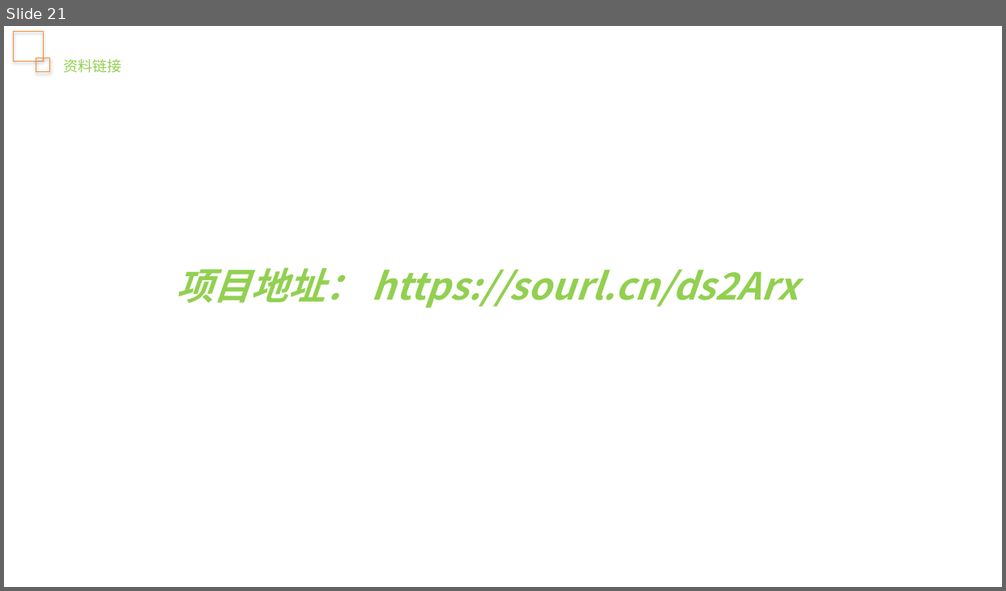
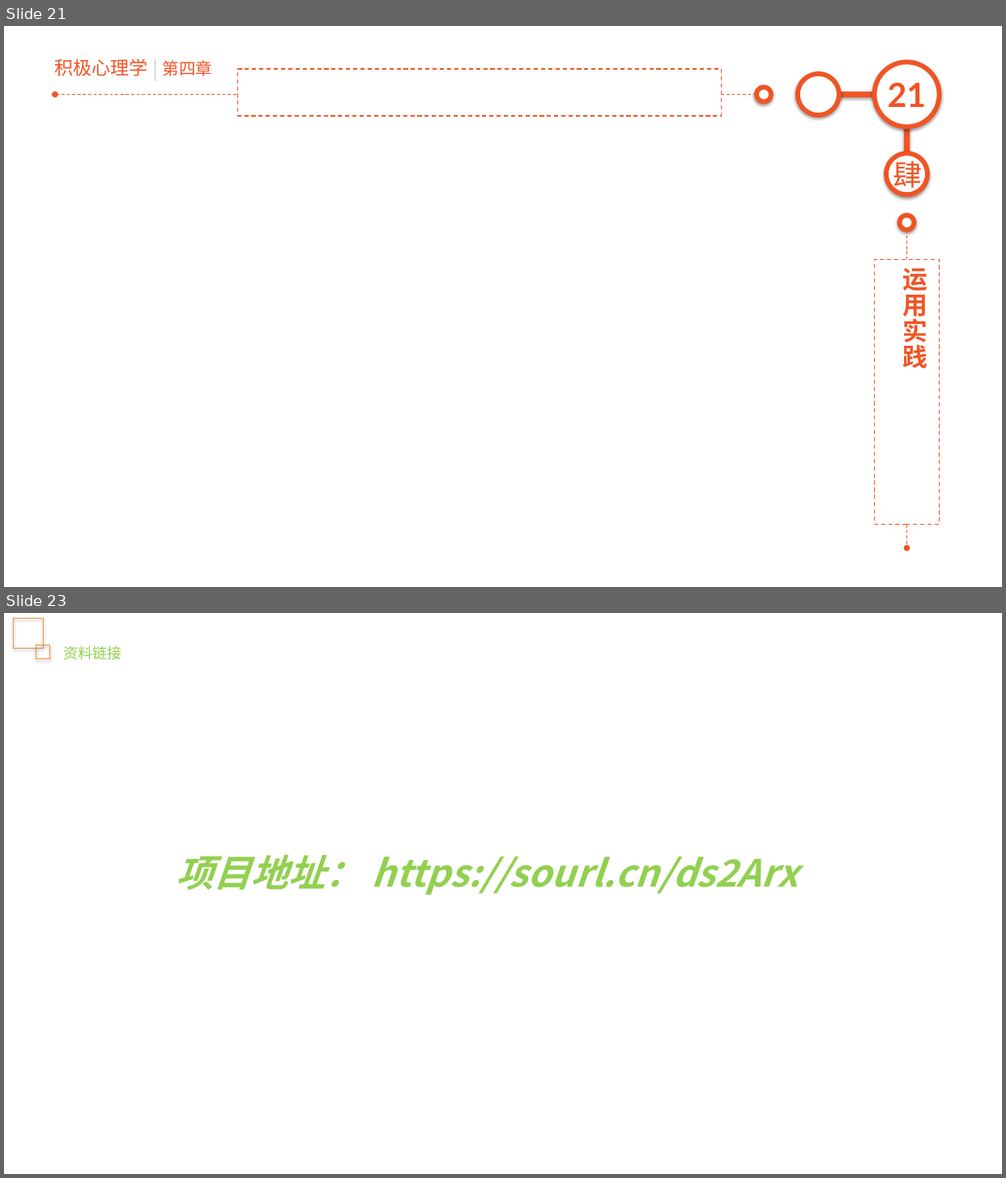
Before and after one commit to junstudys/positive-psychology, a slide deck: 积极心理学探索.pptx. Shown one above the other, each under a label of ours: slide 21 before the commit, slides 21 and 23 after it; the slides between them are not shown. The pictures are 1006x591 and 1006x1178 pixels, drawn with LibreOffice and Linux fonts; fonts in the diff are those of the drawing. Boxes give left, top, right and bottom in pixels: in the first picture for what was removed or moved away, otherwise in the second. Text is boxed around its words. In the diff, an @@ line names an element or a change of style, - is before the commit and + after.

```diff
--- a/积极心理学探索.pptx
+++ b/积极心理学探索.pptx
@@ slide 21 added at (x1=4, y1=26, x2=1002, y2=587), background #FFFFFF @@
@@ text added at (x1=54, y1=58, x2=148, y2=76), 18 pt, text #F05425 @@
+积极心理学
@@ line added from (155, 60) to (155, 80), #BFBFBF 0.75 pt @@
@@ text added at (x1=163, y1=60, x2=212, y2=76), 16 pt, text #F05425 @@
+第四章
@@ rectangle added at (x1=237, y1=69, x2=721, y2=116), fill #FFFFFF, outline #F05425 1 pt dashed @@
@@ ellipse added at (x1=798, y1=74, x2=839, y2=115), fill #FFFFFF, outline #F05425 4.5 pt @@
@@ page number added at (x1=875, y1=62, x2=940, y2=127), fill #FFFFFF, outline #F05425 4.5 pt, 32 pt, text #F05425, bold @@
+21
@@ arrow added from (756, 95) to (55, 95), #F05425 0.75 pt dashed @@
@@ ellipse added at (x1=756, y1=88, x2=771, y2=102), fill #FFFFFF, outline #F05425 4.5 pt @@
@@ chevron added at (x1=833, y1=92, x2=893, y2=98), fill #F05425 @@
@@ chevron added at (x1=904, y1=113, x2=910, y2=172), fill #F05425 @@
@@ ellipse added at (x1=886, y1=153, x2=927, y2=194), fill #FFFFFF, outline #F05425 4.5 pt, 28 pt, text #F05425 @@
+肆
@@ ellipse added at (x1=899, y1=216, x2=914, y2=230), fill #FFFFFF, outline #F05425 4.5 pt @@
@@ arrow added from (907, 230) to (907, 548), #F05425 0.75 pt dashed @@
@@ rectangle added at (x1=875, y1=259, x2=940, y2=525), fill #FFFFFF, outline #F05425 1 pt dashed @@
@@ text added at (x1=903, y1=268, x2=928, y2=369), 24 pt, text #F05425, bold @@
+运用实践
@@ what was slide 21 is now slide 23 @@
```
Also in this commit, not shown: 20 slides changed, 1 other slide added, 28 other files.
